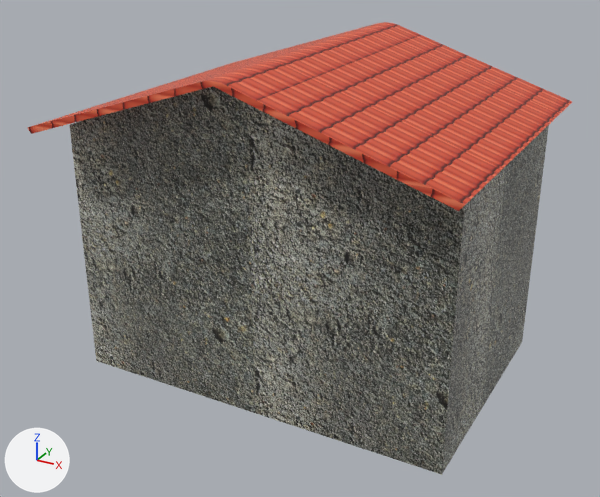
One commit to the OBJ model Models/fachada/fachada.obj: the scene before it, then after it.
One viewpoint serves both versions: a 50 mm lens placed at (3.71, -7.06, 4.73), pointed at (-0.06, -0.21, 1.31). The axes (+X, +Y, +Z) are drawn at lower left. The lights are the same throughout. The picture after the commit comes second. Where no turn or scale is listed for an object, it has been applied to the vertices.

Names of what the first picture shows: 'Cube', 'roof'.
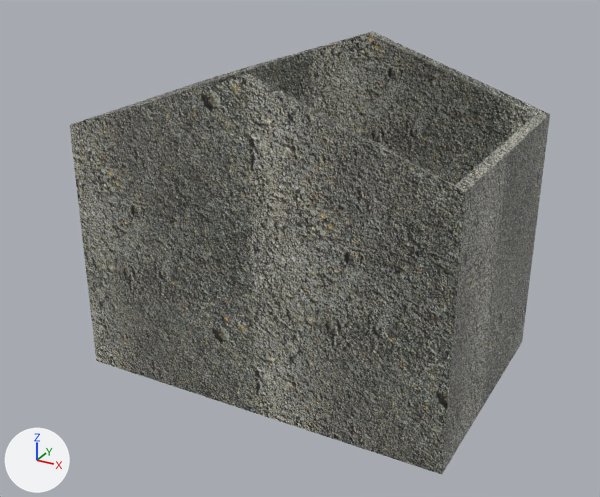
The change, as a diff of the scene's bpy script:
```diff
--- a/Models/fachada/fachada.obj.py
+++ b/Models/fachada/fachada.obj.py
@@ ob_roof @@
-ob_roof = bpy.data.objects.new('roof', me_roof)
-ob_roof.location = (0.0, 0.0, 0.0)
```

Pixel boxes [x1, y1, x2, y2] of what changed, in the pictures (600 x 497 px):
'roof', deleted (red)
    before: [27, 22, 572, 211]
